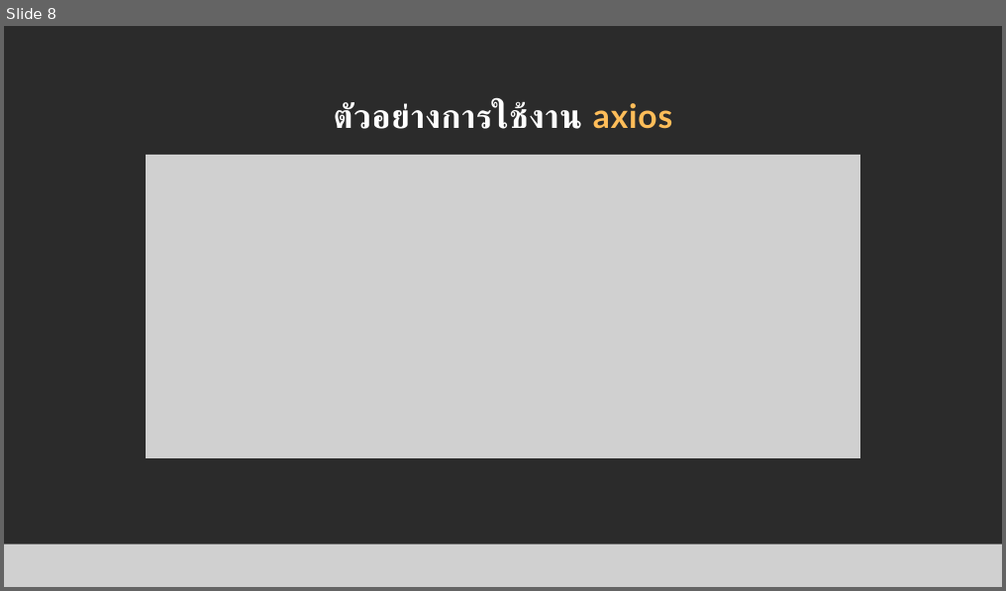
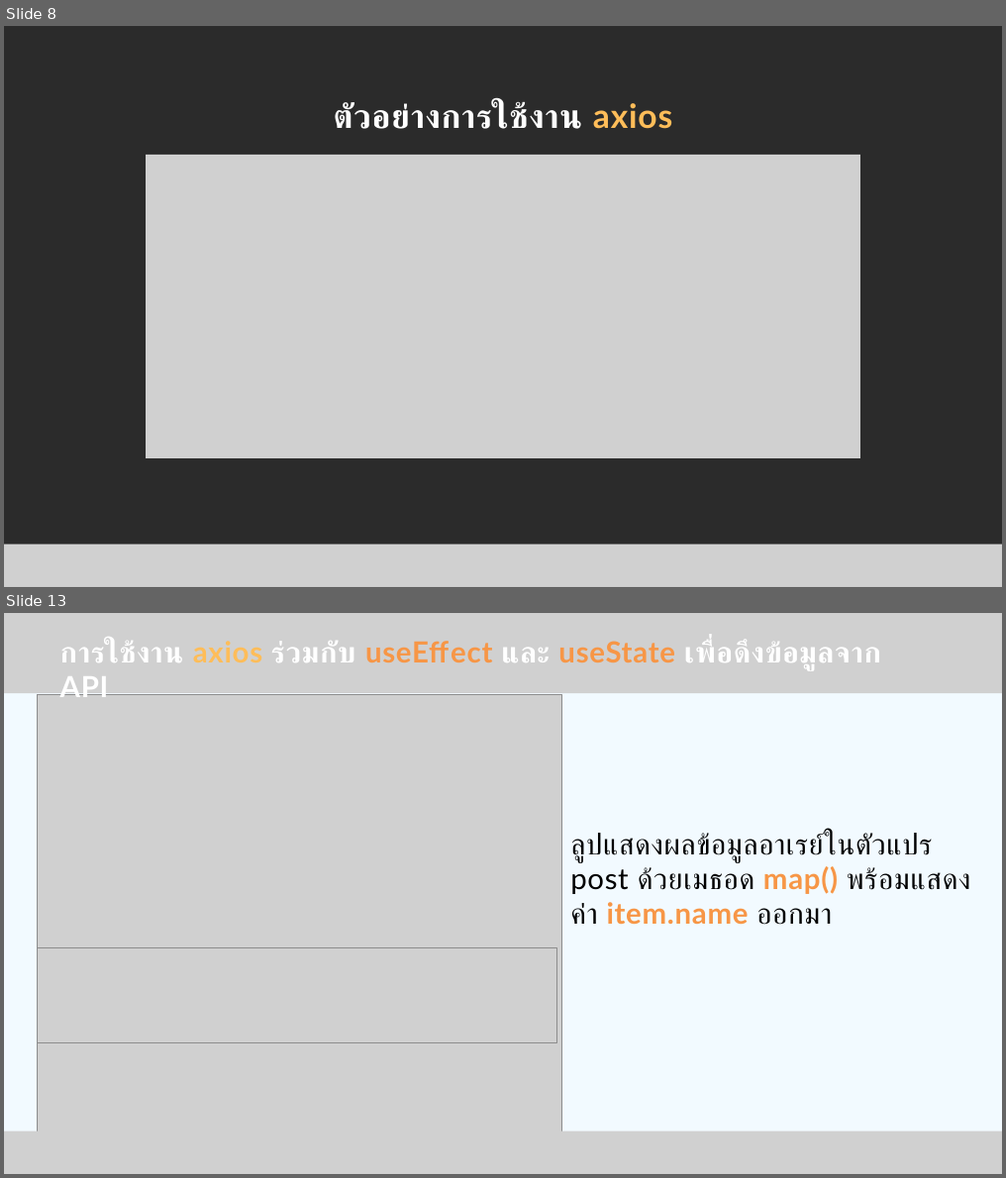
Before and after one commit to soncomqiq/slide-day-6, a slide deck: การเชื่อมต่อ Frontend กับ Backend.pptx. Shown one above the other, each under a label of ours: slide 8 before the commit, slides 8 and 13 after it; the slides between them are not shown. The pictures are 1006x591 and 1006x1178 pixels, drawn with LibreOffice and Linux fonts; fonts in the diff are those of the drawing; grey boxes stand for pictures; background and template pictures are left out; a plain dark background stands for a picture behind light text. Boxes give left, top, right and bottom in pixels: in the first picture for what was removed or moved away, otherwise in the second. Text is boxed around its words. In the diff, an @@ line names an element or a change of style, - is before the commit and + after.

```diff
--- a/การเชื่อมต่อ Frontend กับ Backend.pptx
+++ b/การเชื่อมต่อ Frontend กับ Backend.pptx
@@ slide 13 added at bbox=[4, 613, 1002, 1174], background #F2FAFF @@
@@ picture added at bbox=[4, 613, 1002, 693] @@
@@ text added at bbox=[60, 640, 881, 670], 42 pt, text #FFFFFF, bold @@
+การใช้งาน axios ร่วมกับ useEffect และ useState เพื่อดึงข้อมูลจาก API
@@ picture added at bbox=[38, 694, 561, 1135] @@
@@ text added at bbox=[570, 832, 971, 925], 42 pt, text #000000 @@
+ลูปแสดงผลข้อมูลอาเรย์ในตัวแปร post ด้วยเมธอด map() พร้อมแสดงค่า item.name ออกมา
@@ picture added at bbox=[38, 948, 557, 1044] @@
@@ picture added at bbox=[4, 1132, 1002, 1174] @@
```
Also in this commit, not shown: 1 slide changed, 4 other slides added, 3 other files.
